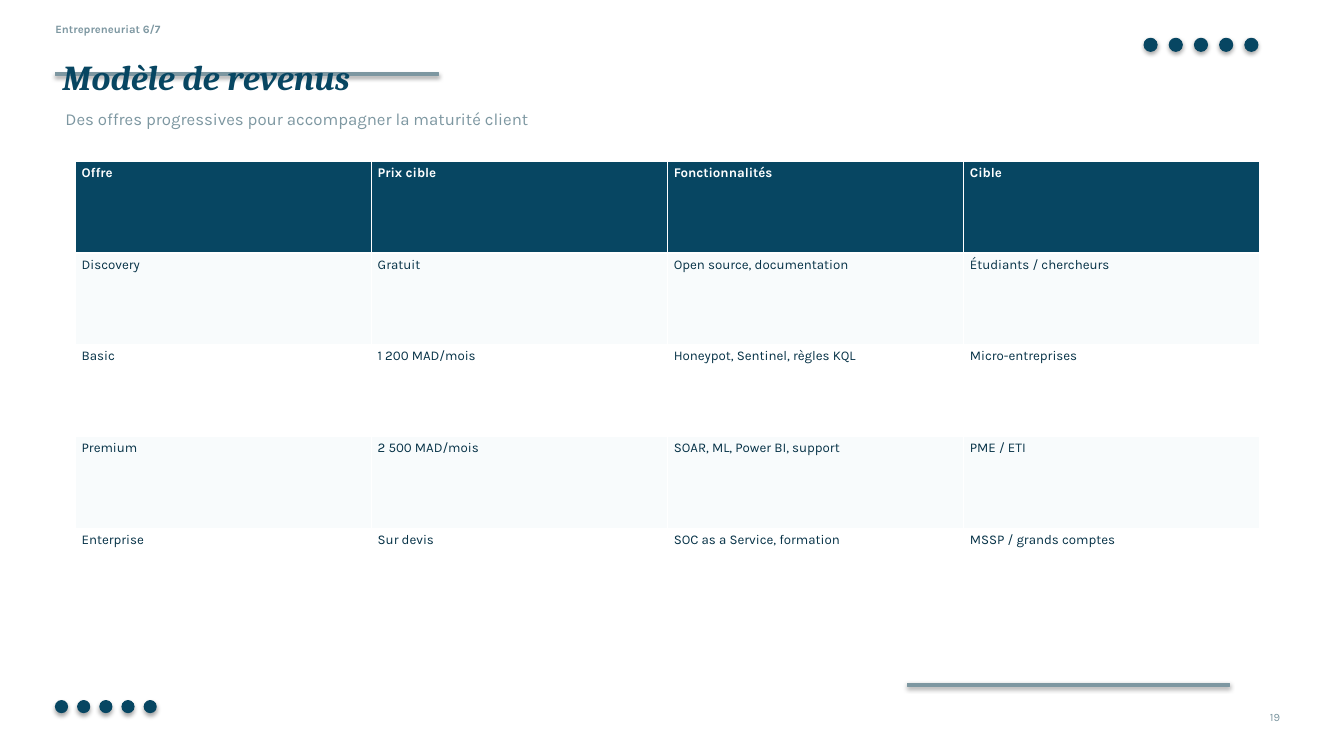
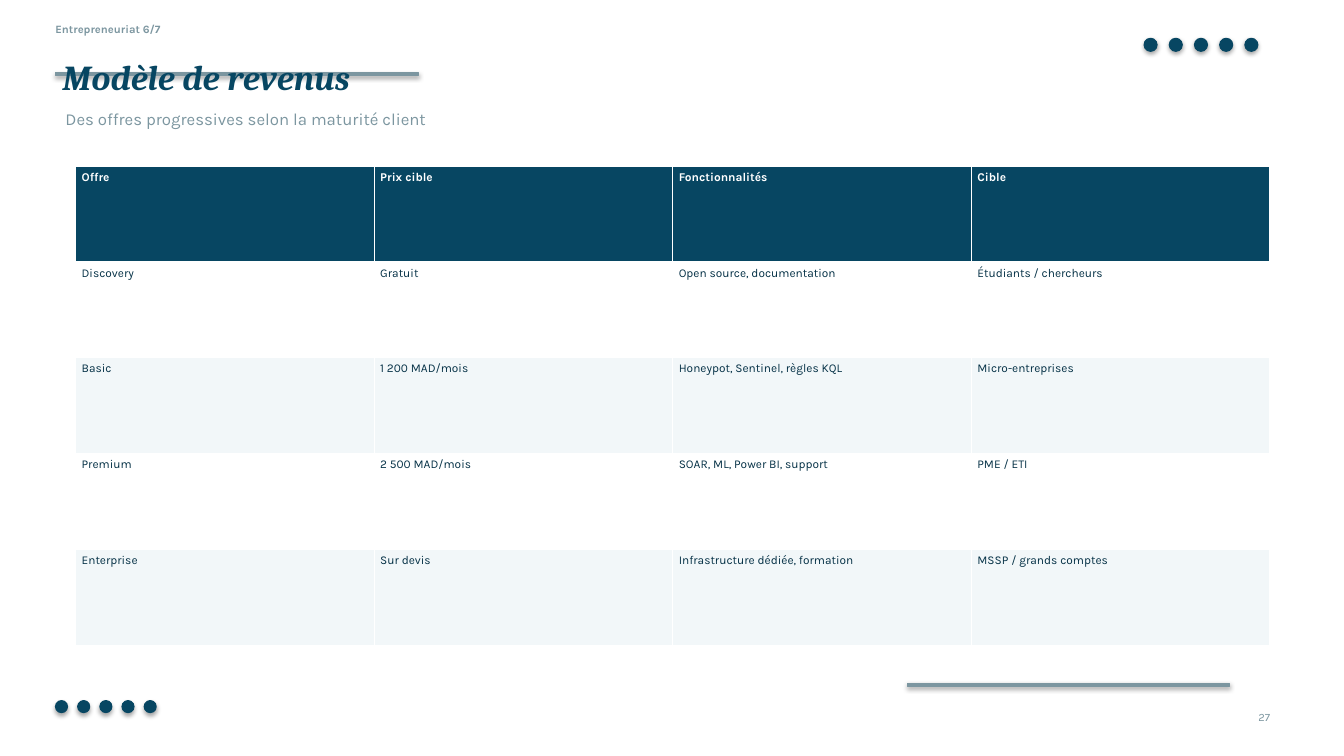
Before and after one commit to slayqueearikma-beep/test, a slide deck: slide 27 of presentation/AITDR_completed_after_slide_13.pptx (slide 19 before the commit). Drawn at 1344x756 pixels with LibreOffice and Linux fonts; fonts in the diff are those of the drawing. Boxes give left, top, right and bottom in pixels: in the first picture for what was removed or moved away, otherwise in the second. Text is boxed around its words. In the diff, an @@ line names an element or a change of style, - is before the commit and + after.

```diff
--- a/presentation/AITDR_completed_after_slide_13.pptx
+++ b/presentation/AITDR_completed_after_slide_13.pptx
@@ rectangle resized from (x1=55, y1=73, x2=439, y2=76) to (x1=55, y1=73, x2=418, y2=76) @@
@@ rectangle at (x1=55, y1=73, x2=418, y2=76): fill #7D97A1 to #7C96A0; outline #7D97A1 0.75 pt to #7C96A0 0.75 pt @@
@@ text at (x1=65, y1=112, x2=425, y2=129): text changed; text colour #7D97A1 to #7C96A0 @@
-Des offres progressives pour accompagner la maturité client
+Des offres progressives selon la maturité client
@@ table at (x1=76, y1=166, x2=1269, y2=645) @@
-row 5, column 3: SOC as a Service, formation
+row 5, column 3: Infrastructure dédiée, formation
@@ fill #F8FBFC to #FFFFFF in 8 cells @@
@@ fill #FFFFFF to #F2F7F9 in 8 cells @@
@@ size 9.5 to 8.5 pt in "Offre", "Prix cible", "Fonctionnalités", "Cible" and 15 more places @@
@@ table resized from (x1=76, y1=161, x2=1261, y2=620) to (x1=76, y1=166, x2=1269, y2=645) @@
@@ text at (x1=1258, y1=714, x2=1270, y2=721): text changed; text colour #7D97A1 to #7C96A0 @@
-19
+27
```
Also in this commit, not shown: 12 other slides changed, 25 slides added, 14 slides removed.
